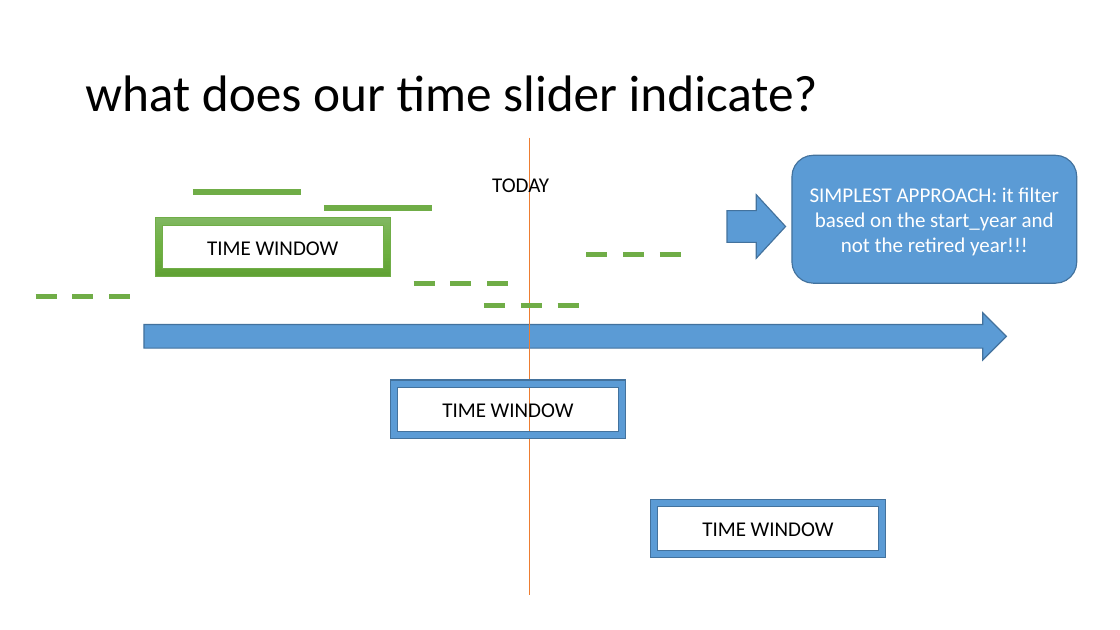
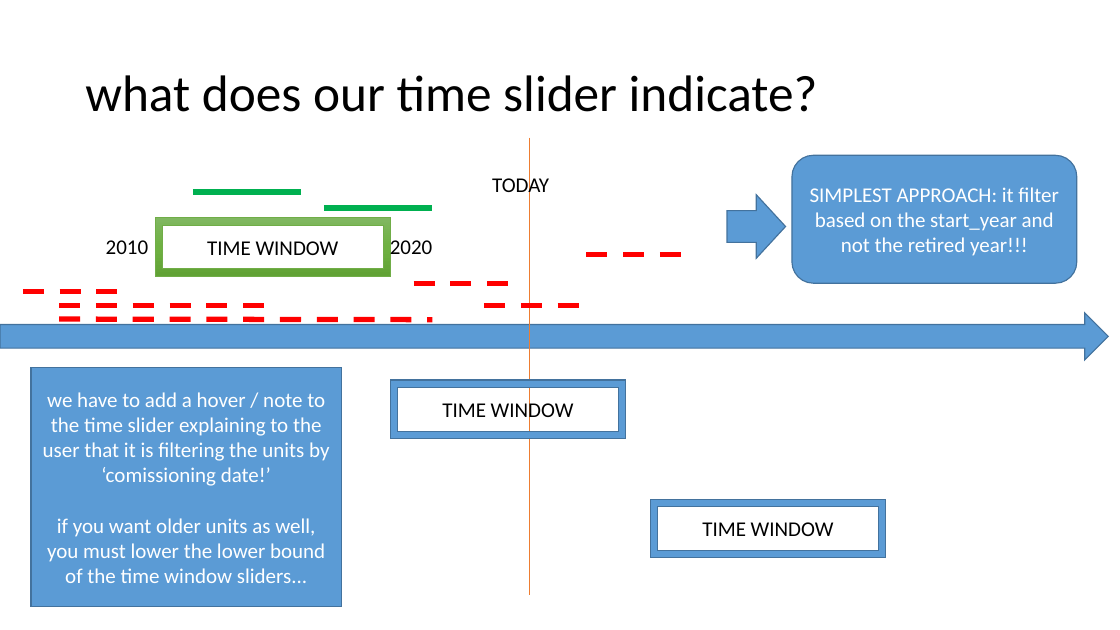
Before and after one commit to jorritvm/infovis, a slide deck: slide 8 of data/analysis/year_missing_data_approach.pptx (slide 7 before the commit). Drawn at 1120x630 pixels with LibreOffice and Linux fonts; fonts in the diff are those of the drawing. Boxes give left, top, right and bottom in pixels: in the first picture for what was removed or moved away, otherwise in the second. Text is boxed around its words. In the diff, an @@ line names an element or a change of style, - is before the commit and + after.

```diff
--- a/data/analysis/year_missing_data_approach.pptx
+++ b/data/analysis/year_missing_data_approach.pptx
@@ line (193, 192) - (302, 192): stroke #70AD47 4.5 pt to #00B050 4.5 pt @@
@@ line (324, 208) - (433, 208): stroke #70AD47 4.5 pt to #00B050 4.5 pt @@
@@ text added at (106, 236, 433, 260), 18 pt, text #000000 @@
+2010 2020
@@ line (586, 255) - (695, 255): stroke #70AD47 4.5 pt dashed to #FF0000 4.5 pt dashed @@
@@ line moved from (35, 297) - (144, 297) to (23, 292) - (131, 292) @@
@@ line (23, 292) - (131, 292): stroke #70AD47 4.5 pt dashed to #FF0000 4.5 pt dashed @@
@@ line (413, 283) - (522, 283): stroke #70AD47 4.5 pt dashed to #FF0000 4.5 pt dashed @@
@@ right arrow: place and size @@
-right arrow at (144, 313, 1007, 360)
+right arrow at (0, 313, 1108, 360)
@@ line added from (59, 306) to (277, 306), #FF0000 4.5 pt dashed @@
@@ line added from (59, 319) to (433, 320), #FF0000 4.5 pt dashed @@
@@ line (484, 306) - (592, 306): stroke #70AD47 4.5 pt dashed to #FF0000 4.5 pt dashed @@
@@ rectangle added at (31, 367, 342, 607), fill #5B9BD5, outline #43739E 1 pt, 18 pt, text #FFFFFF @@
+we have to add a hover / note to the time slider explaining to the user that it is filtering the units by ‘comissioning date!’
+if you want older units as well, you must lower the lower bound of the time window sliders...
```
Also in this commit, not shown: 1 other slide changed, 1 slide added.
